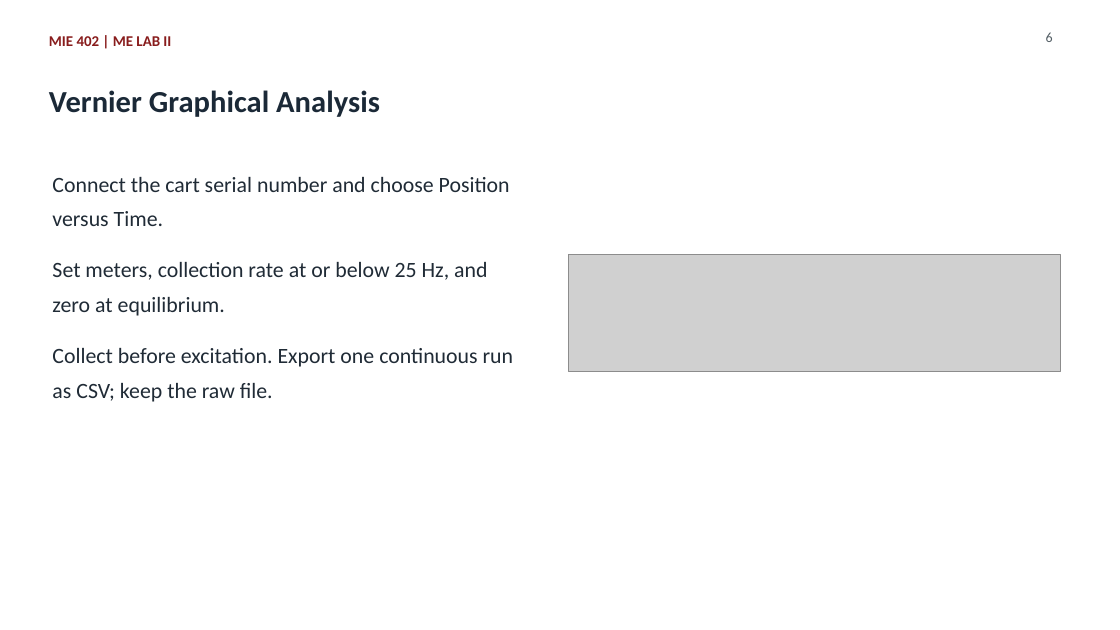
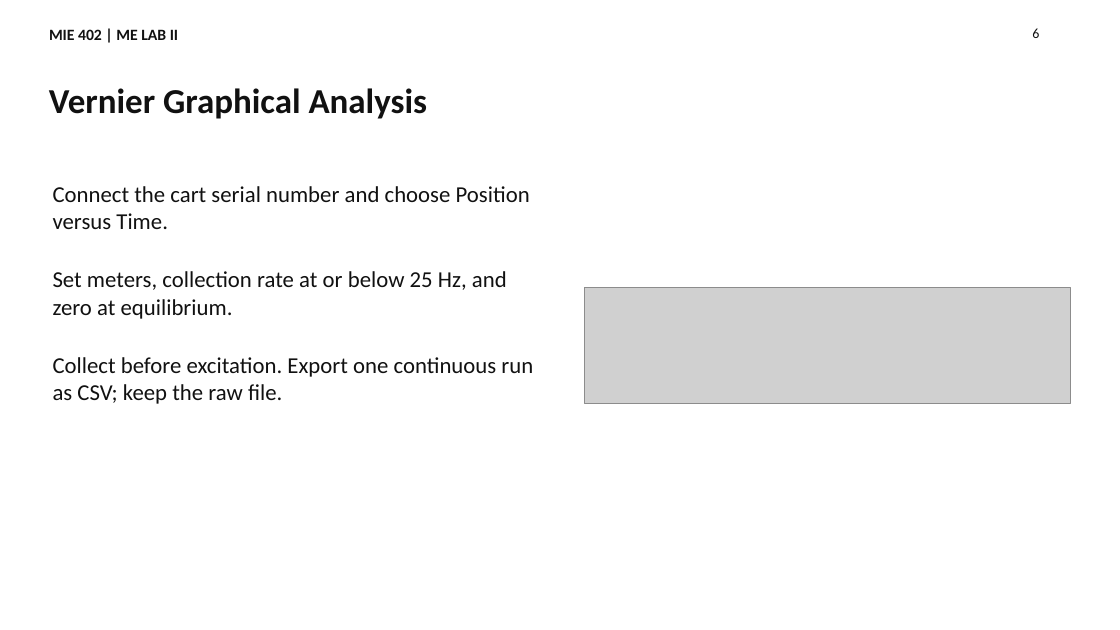
Before and after one commit to Ehsan-Roohi/MIE402-Lab, a slide deck: slide 6 of site/docs/MIE402_Lecture06_Forced_Response_Fall2026.pptx. Drawn at 1120x630 pixels with LibreOffice and Linux fonts; fonts in the diff are those of the drawing; grey boxes stand for pictures. Boxes give left, top, right and bottom in pixels: in the first picture for what was removed or moved away, otherwise in the second. Text is boxed around its words. In the diff, an @@ line names an element or a change of style, - is before the commit and + after.

```diff
--- a/site/docs/MIE402_Lecture06_Forced_Response_Fall2026.pptx
+++ b/site/docs/MIE402_Lecture06_Forced_Response_Fall2026.pptx
@@ text "MIE 402 | ME LAB ..." at [49,29,178,40]: size 12.8 to 13.5 pt, text colour #881C1C to #111111; line spacing 1.32 to 1 @@
@@ text "6": place and size @@
-text "6" at [1046,32,1053,42]
+text "6" at [1032,28,1039,38]
@@ text "6" at [1032,28,1039,38]: text colour #525D64 to #111111; line spacing 1.32 to 1 @@
@@ text "Vernier Graphical Analysis" at [49,88,428,119]: size 26.2 to 30 pt, text colour #1B2937 to #111111; line spacing 1.32 to 1 @@
@@ text at [53,186,530,229]: text changed; size 18.8 to 19.5 pt; text colour #202B36 to #111111 @@
-Connect the cart serial number and choose Position
-versus Time.
+Connect the cart serial number and choose Position versus Time.
@@ text at [53,271,507,319]: text changed; size 18.8 to 19.5 pt; text colour #202B36 to #111111 @@
-Set meters, collection rate at or below 25 Hz, and
-zero at equilibrium.
+Set meters, collection rate at or below 25 Hz, and zero at equilibrium.
@@ picture: place and size @@
-picture at [569,255,1060,371]
+picture at [585,288,1070,403]
@@ text at [53,357,533,404]: text changed; size 18.8 to 19.5 pt; text colour #202B36 to #111111 @@
-Collect before excitation. Export one continuous run
-as CSV; keep the raw file.
+Collect before excitation. Export one continuous run as CSV; keep the raw file.
```
Also in this commit, not shown: 15 other slides changed, 14 slides added, 7 slides removed, 57 other files.
